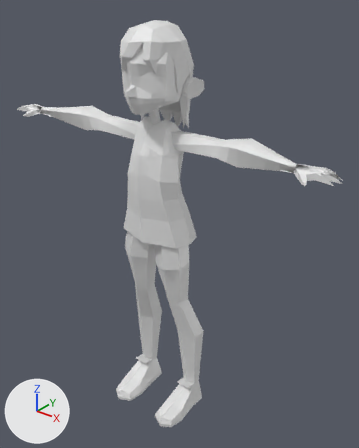
Renders of the FBX model Assets/Models/Units/Basic/basic.fbx from each side of a commit.
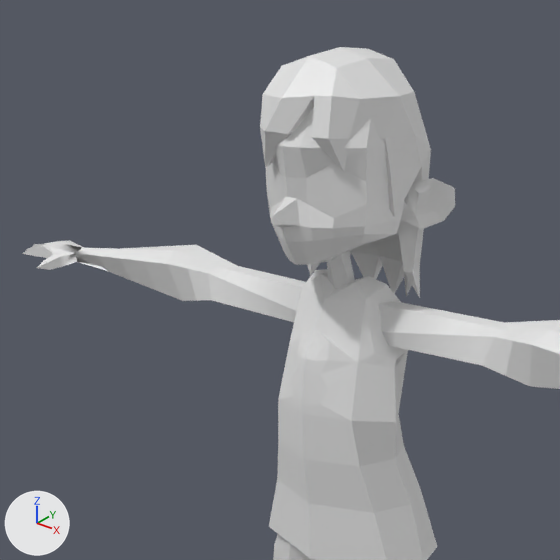
Each version is shown whole from a camera (50 mm lens) standing at (1.87, -2.11, 2.79) and looking at (0.09, 0.12, 1.41), then close up on the part from 2% to 70% of the width and 0% to 54% of the height. The lights are fixed; the arrows at lower left show +X, +Y and +Z. Where no turn or scale is listed for an object, it has been applied to the vertices.

The first close-up shows 'body', 'hair'.
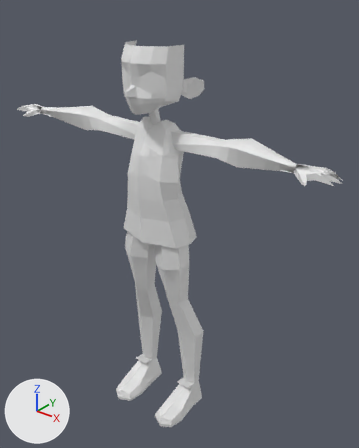
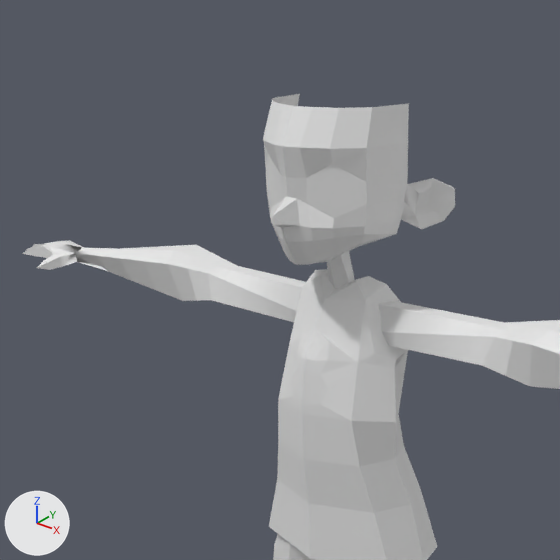
Diff of the bpy script that builds the scene:
```diff
--- a/Assets/Models/Units/Basic/basic.fbx.py
+++ b/Assets/Models/Units/Basic/basic.fbx.py
@@ ob_hair @@
-ob_hair = bpy.data.objects.new('hair', me_cylinder_001)
-ob_hair.location = (0.0, 0.01, 2.478)
```

What differs and where, as boxes [x1, y1, x2, y2] in the close-ups (560 x 560 px):
'hair', deleted
    before: [260, 47, 431, 298]
